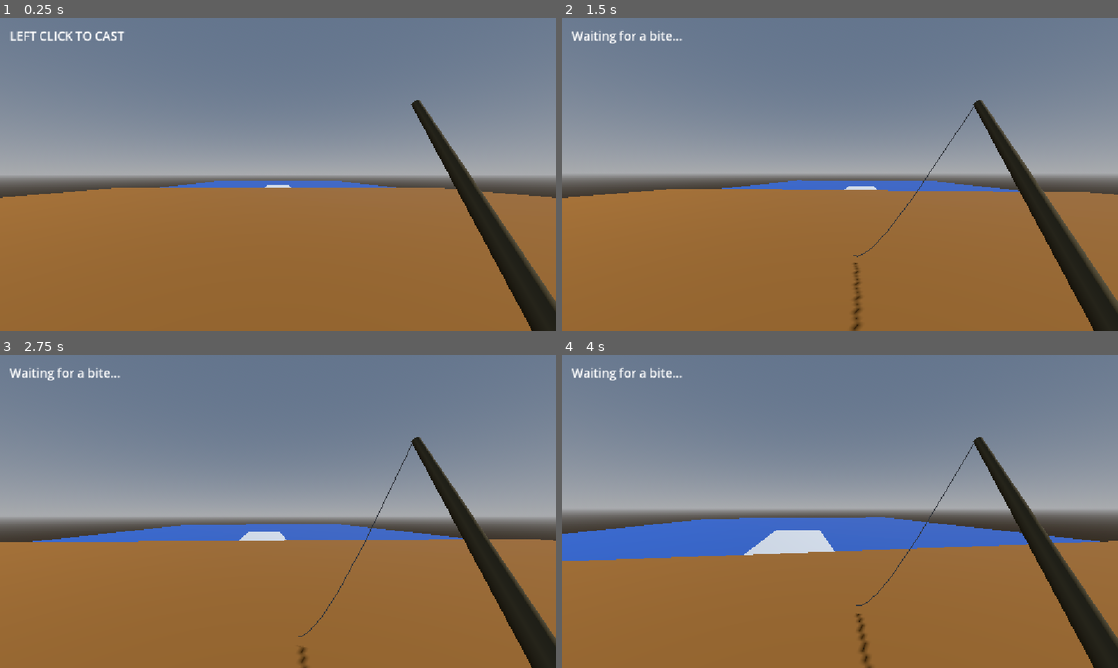
Above: before the commit, frames 1-4 (two rows, left to right).
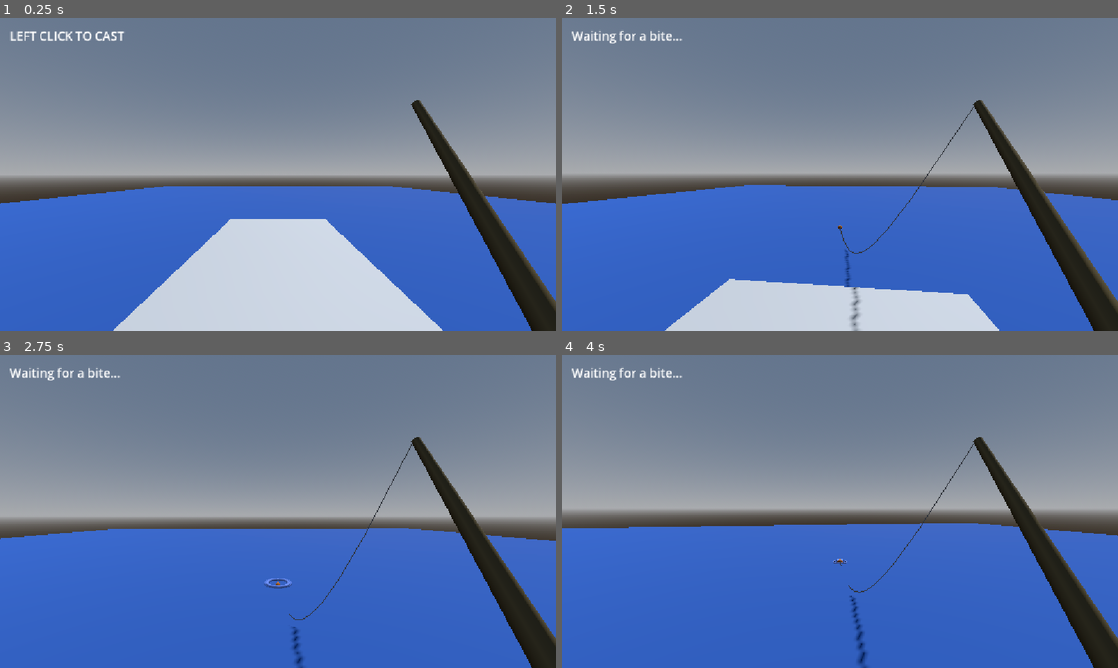
Above: after the commit, the same moments.

Repository: JunoDotNet/retro-fishing
Game: Godot game, scene res://Main.tscn
Two runs of this game, one before a commit and one after it. Both use one fixed random seed, a clock stepped at 60 frames per second and the inputs below. The project has no main scene, so this scene is started directly.
Inputs (mouse positions are in pixels of both pictures, inside the frame that each line leads up to):
- Up to frame 1 (0.25 s): no input
- Up to frame 2 (1.5 s): tap Enter (ui_accept) at 0.5, 0.77 s; move the mouse to (867, 174) at 0.52 s; hold E (reel_in) 0.53-1.28 s; hold W (player_forward) from 0.53 s (still down); click (867, 174) at 0.67 s; move the mouse to (812, 174) at 1.27 s; tap E (reel_in) at 1.35 s; click (812, 174) at 1.42 s
- Up to frame 3 (2.75 s): keep holding W (player_forward); tap Enter (ui_accept) at 1.52 s; move the mouse to (289, 505) at 2.02 s; hold E (reel_in) from 2.03 s (still down); click (289, 505) at 2.17 s
- Up to frame 4 (4 s): keep holding W (player_forward); move the mouse to (834, 517) at 2.77 s; release E (reel_in) at 2.78 s; tap E (reel_in) at 2.85 s; click (834, 517) at 2.92 s; tap Enter (ui_accept) at 3.02, 3.77 s; move the mouse to (878, 514) at 3.52 s; hold E (reel_in) from 3.53 s (still down); click (878, 514) at 3.67 s

The runs differ from the first frame. In frame 1, 43% of the frame differs, in the area x 0-100%, y 52-100%; in frame 2, 43%; in frame 3, 40%; in frame 4, 38%.

Commit message:
Add animated water ripples

Diff:
--- a/Main.tscn
+++ b/Main.tscn
@@ -2,7 +2,9 @@
 
 [ext_resource type="Script" uid="uid://dsl4f40236uo" path="res://character_body_3d.gd" id="1_glv2v"]
 [ext_resource type="Script" uid="uid://cxmp8h4ax1cpx" path="res://bobber.gd" id="2_uu6xs"]
+[ext_resource type="PackedScene" uid="uid://bemyjmhwjsvro" path="res://ripple.tscn" id="3_cm0pq"]
 [ext_resource type="Script" uid="uid://rhdsvhxssk7y" path="res://fishing_line.gd" id="3_r0du0"]
+[ext_resource type="Script" uid="uid://7mq1xx3kgqg" path="res://ripple_spawner.gd" id="5_fos0i"]
 
 [sub_resource type="ProceduralSkyMaterial" id="ProceduralSkyMaterial_glv2v"]
 sky_horizon_color = Color(0.66224277, 0.6717428, 0.6867428, 1)
@@ -99,7 +101,7 @@
 shape = SubResource("BoxShape3D_j33dl")
 
 [node name="Player" type="CharacterBody3D" parent="." unique_id=834597658]
-transform = Transform3D(1, 0, 0, 0, 1, 0, 0, 0, 1, 0, 1, 5)
+transform = Transform3D(1, 0, 0, 0, 1, 0, 0, 0, 1, 0, 1, -22.056595)
 script = ExtResource("1_glv2v")
 
 [node name="CollisionShape3D" type="CollisionShape3D" parent="Player" unique_id=1462289781]
@@ -122,6 +124,7 @@
 mesh = SubResource("SphereMesh_labfn")
 script = ExtResource("2_uu6xs")
 water_height = -0.5
+ripple_scene = ExtResource("3_cm0pq")
 
 [node name="BobberTip" type="Marker3D" parent="Bobber" unique_id=2061060405]
 transform = Transform3D(1, 0, 0, 0, 1, 0, 0, 0, 1, 0, 0.060795784, 0)
@@ -140,3 +143,9 @@
 script = ExtResource("3_r0du0")
 rod_path = NodePath("../Player/Head/Camera3D/FishingRod")
 bobber_path = NodePath("../Bobber")
+
+[node name="RippleSpawner" type="Node3D" parent="." unique_id=709672991]
+script = ExtResource("5_fos0i")
+ripple_scene = ExtResource("3_cm0pq")
+bobber_path = NodePath("../Bobber")
+hooked_interval = 0.3
--- a/bobber.gd
+++ b/bobber.gd
@@ -17,6 +17,8 @@
 @onready var fishing_status: Label = get_tree().current_scene.get_node("HUD/FishingStatus") # calls fishing label to scene
 @export var message_duration: float = 3.0 # how long catch message displays
 var message_timer: float = 0.0 # counts down until the message resets.
+
+@export var ripple_scene: PackedScene
 
 # Called when the node enters the scene tree for the first time.
 func _ready() -> void:
@@ -50,6 +52,7 @@
 		water_height,
 		target_position.z
 	)
+	spawn_ripple()
 	is_cast = true
 
 	message_timer = 0.0 # Cancel any previous message countdown.
@@ -78,3 +81,12 @@
 
 		if message_timer <= 0.0:
 			fishing_status.text = "LEFT CLICK TO CAST"
+
+func spawn_ripple() -> void:
+	if ripple_scene == null:
+		return
+	var ripple = ripple_scene.instantiate()
+
+	get_tree().current_scene.add_child(ripple)
+
+	ripple.global_position = global_position + Vector3(0, 0.02, 0)
--- /dev/null
+++ b/ripple.gd
@@ -0,0 +1,40 @@
+extends MeshInstance3D
+
+@export var lifetime: float = 0.8
+@export var max_scale: float = 0.8
+@export var min_scale: float = 0.2
+
+var elapsed: float = 0.0
+var ripple_material: StandardMaterial3D
+
+func _ready() -> void:
+	var material := get_active_material(0)
+	if material is StandardMaterial3D:
+		ripple_material = material.duplicate() # duplicates the material so if mulitple rings appear they dont all share the same alpha
+		ripple_material.resource_local_to_scene = true
+		ripple_material.transparency = BaseMaterial3D.TRANSPARENCY_ALPHA
+		set_surface_override_material(0, ripple_material) # tells this mesh to use the copied material instead of the original one from surface 0
+
+
+func _process(delta: float) -> void:
+	elapsed += delta
+
+	if elapsed >= lifetime:
+		queue_free()
+		return
+
+	var progress: float = elapsed / lifetime
+
+	var ripple_scale: float = lerpf(min_scale, max_scale, progress)
+	scale = Vector3.ONE * ripple_scale
+
+	var alpha: float
+	if progress < 0.2:
+		alpha = progress / 0.2
+	else:
+		alpha = 1.0 - ((progress - 0.2) / 0.8)
+
+	if ripple_material:
+		var color := ripple_material.albedo_color
+		color.a = alpha
+		ripple_material.albedo_color = color
--- /dev/null
+++ b/ripple.tscn
@@ -0,0 +1,17 @@
+[gd_scene format=3 uid="uid://bemyjmhwjsvro"]
+
+[ext_resource type="Script" uid="uid://cjijoocif8b7v" path="res://ripple.gd" id="1_b3hhm"]
+
+[sub_resource type="TorusMesh" id="TorusMesh_labfn"]
+inner_radius = 0.35
+outer_radius = 0.45
+
+[sub_resource type="StandardMaterial3D" id="StandardMaterial3D_lfj1i"]
+transparency = 1
+albedo_color = Color(0.418, 0.48640004, 0.76, 1)
+
+[node name="Ripple" type="MeshInstance3D" unique_id=818314398]
+mesh = SubResource("TorusMesh_labfn")
+surface_material_override/0 = SubResource("StandardMaterial3D_lfj1i")
+script = ExtResource("1_b3hhm")
+max_scale = 1.0
--- /dev/null
+++ b/ripple_spawner.gd
@@ -0,0 +1,49 @@
+extends Node3D
+
+@export var ripple_scene: PackedScene
+@export var bobber_path: NodePath
+@export var ripple_interval: float = 0.8
+@export var hooked_interval: float = 0.6
+
+var bobber: Node3D # allows this script to use the bobber to check the variables in that file FINDS THE PATH
+var ripple_timer: float = 0.0 # keeps track of time since last ripple spawned
+
+# Called when the node enters the scene tree for the first time.
+func _ready() -> void:
+	bobber = get_node(bobber_path) # SETS ACTUAL NODE from the imported path
+
+
+# Called every frame. 'delta' is the elapsed time since the previous frame.
+func _process(delta: float) -> void:
+	if not bobber.is_cast: # if the bobber hasnt been cast then timer is set to zero
+		ripple_timer = 0.0
+		return
+
+	ripple_timer += delta # adds time since the previous frame to ripple timer
+
+	var current_interval = ripple_interval # state to decide what interval to use
+
+	if bobber.has_bite: # if the bobber has a bite use the hooked interval
+		current_interval = hooked_interval
+
+	if ripple_timer >= current_interval: # has enough time past since last ripple
+		spawn_ripple() # spawns the ripple
+		ripple_timer -= current_interval # ripple_timer = ripple_timer - current_interval deduct the time needed for that ripple from the timer
+
+func spawn_ripple() -> void:
+	var ripple = ripple_scene.instantiate() # create a new ripple
+	ripple.name = "RippleInstance" # sets the name of the instance in the scene
+
+	ripple.scale = Vector3.ONE * ripple.min_scale # sets the torus to the minimum scale when first spawned in
+	ripple.visible = false # hide it initally to prevent showing it unintentinoally
+
+	get_tree().current_scene.add_child(ripple) # gets current scene and then adds the ripple node to that scene
+
+	#ripple.global_position = bobber.global_position # this does not work because the bobber goes below the waterline sometimes
+
+	ripple.global_position = Vector3( # sets the the ripple pos ens
+		bobber.global_position.x, # bobbers global x pos
+		bobber.water_height + 0.02, # water_height from bobber
+		bobber.global_position.z # bobbers global y pos
+	)
+	ripple.visible = true # after added and pos is applied make instance visible
Not shown, added: ripple.gd.uid
Not shown, added: ripple_spawner.gd.uid
